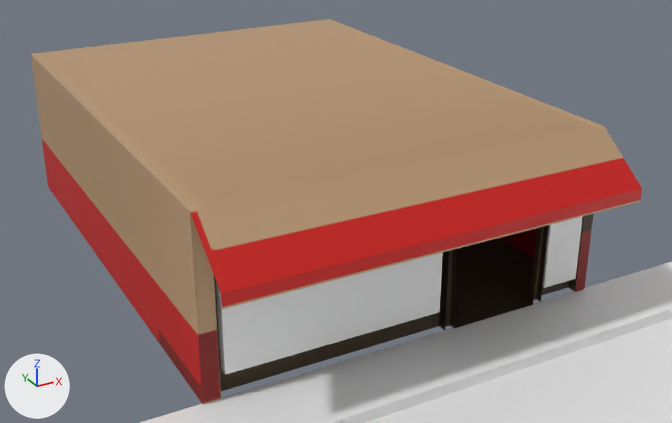
The FBX model Normal Pizza for Normal People/Assets/Models/Pizzaria.fbx, before and after one commit.
Camera for both pictures: a 50 mm camera at (-4.82, -12.24, 5.22) aimed at (0.36, -2.84, 0.52). Every picture has the same lights, and +X, +Y and +Z are marked at lower left. Where no turn or scale is listed for an object, it has been applied to the vertices.

In view in the first picture: 'Glass 1', 'Glass 2', 'Street', 'Walls'.
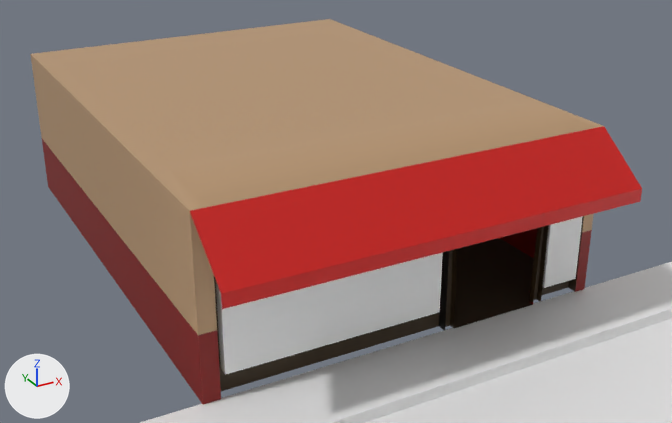
What differs and where, as boxes (x1, y1, x2, y2) in the pictures (672 x 423 px):
part 1 of me_cube_002, built on
    both: (42, 124, 602, 404)
part 2 of me_cube_002, surface changed (beige to red)
    both: (190, 126, 641, 404)

What the commit changed:
me_cube_002 is used by ob_walls; location (0.0, 0.0, 0.0).
me_cube_002 had 202 vertices, 188 faces and spanned x -2.38..2.38, y -5.84..1.04, z 0.01..2.01.
me_cube_002 now has 302 vertices, 283 faces and spans x -2.38..2.38, y -5.84..1.04, z 0.01..2.01.
Part 1, on me_cube_002:
19 faces are deleted.
20 new vertices lie (0.0, -1.04, 0.0) away from vertices in x -2.38..2.38, y 1.04, z 0.01..2.01.
20 new vertices lie (0.0, -1.04, 0.0) away from vertices in x -2.38..2.38, y 0.0, z 0.01..2.01.
20 new vertices lie (0.0, -1.04, 0.0) away from vertices in x -2.38..2.38, y -1.04, z 0.01..2.01.
20 new vertices lie (0.0, -1.04, 0.0) away from vertices in x -2.38..2.38, y -2.08, z 0.01..2.01.
20 new vertices lie (0.0, 1.04, 0.0) away from vertices in x -2.38..2.38, y -5.2, z 0.01..2.01.
114 new faces join them.
me_cube_002 part 2: 137 kept faces spanning x -2.38..2.38, y -5.84..1.04, z 0.01..2.01 get new texture (UV) coordinates.
